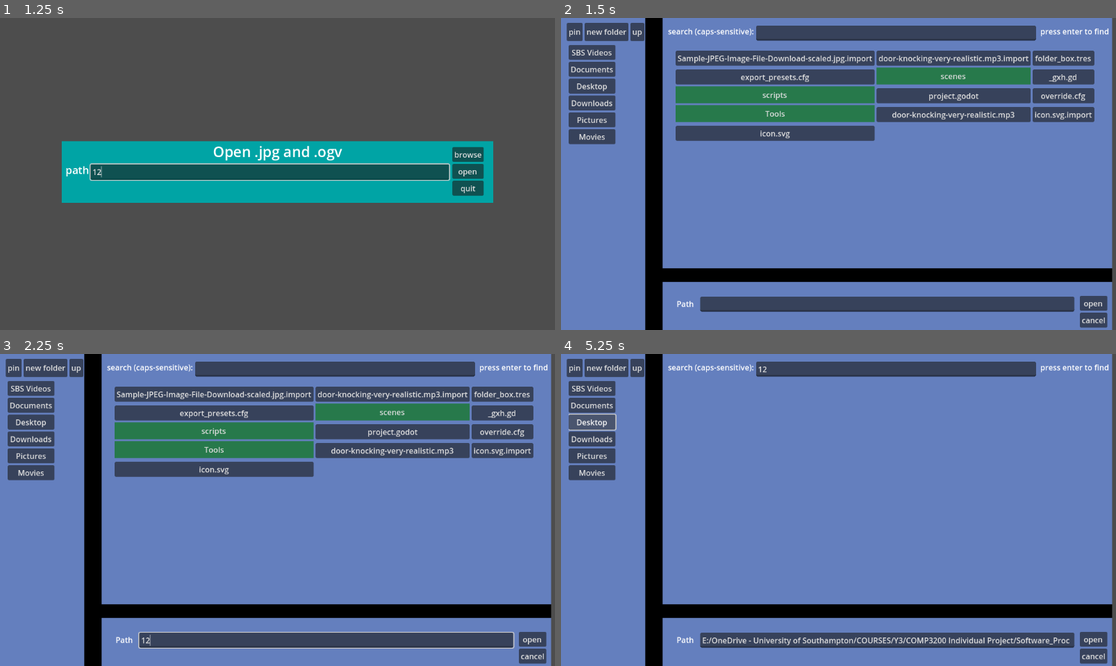
Above: before the commit, frames 1-4 (two rows, left to right).
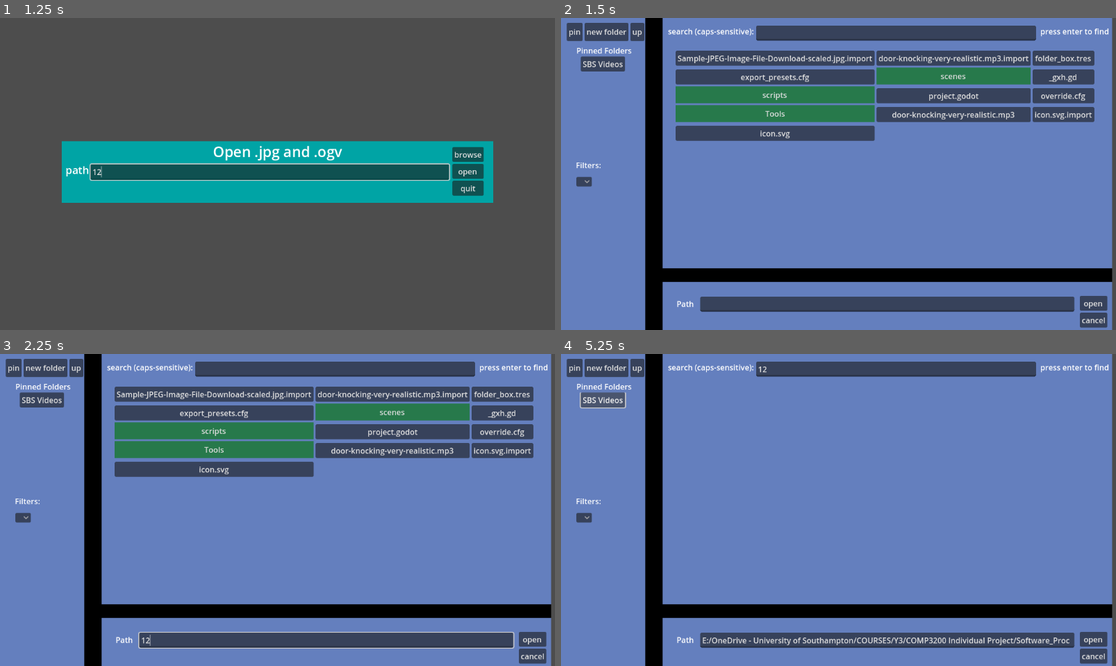
Above: after the commit, the same moments.

Repository: Muhammad-Hazimi-Yusri/COMP3200
Game: Godot game, scene res://scenes/main.tscn
Two runs of this game, one before a commit and one after it. Both use one fixed random seed, a clock stepped at 60 frames per second and the inputs below.
Inputs (mouse positions are in pixels of both pictures, inside the frame that each line leads up to):
- Up to frame 1 (1.25 s): click (271, 170) at 0.52 s; type "12" at 0.6 s
- Up to frame 2 (1.5 s): click "browse" at 1.25 s
- Up to frame 3 (2.25 s): click (327, 641) at 2.02 s; type "12" at 2.1 s
- Up to frame 4 (5.25 s): click (894, 369) at 2.25 s; type "12" at 2.33 s; click "scenes" at 2.75 s; click "SBS Videos" at 3.5 s; click "Documents" (after the commit: "SBS Videos") at 4.25 s; click "Desktop" (after the commit: "SBS Videos") at 5 s

Frame 1 is identical in both runs. In frame 2, 2.6% of the frame differs, in the area x 1-13%, y 8-55%; in frame 3, 2.6%; in frame 4, 2.7%.
Error in both runs: Attempt to call function 'list_dir_begin' in base 'null instance' on a null instance. (res://scripts/file_explorer.gd:52)

Commit message:
added basic metadata drop down

Diff:
--- a/Software_Game/2D file browser and viewer/scenes/file_explorer.tscn
+++ b/Software_Game/2D file browser and viewer/scenes/file_explorer.tscn
@@ -74,17 +74,33 @@
 layout_mode = 1
 anchors_preset = -1
 anchor_left = 0.014
-anchor_top = 0.086
-anchor_right = 0.146
-anchor_bottom = 0.938
+anchor_top = 0.123037
+anchor_right = 0.139056
+anchor_bottom = 0.428741
 offset_left = -0.128
 offset_top = 0.271999
 offset_right = -0.192017
 offset_bottom = 2.17596
 grow_vertical = 2
+metadata/_edit_use_anchors_ = true
 
 [node name="pinned_container" type="GridContainer" parent="pinned"]
 layout_mode = 2
+size_flags_horizontal = 6
+size_flags_vertical = 2
+
+[node name="pinned_label" type="Label" parent="."]
+layout_mode = 2
+anchor_left = 0.0238889
+anchor_top = 0.0862716
+anchor_right = 0.227847
+anchor_bottom = 0.127901
+offset_left = 4.48
+offset_top = 0.0959854
+offset_right = -115.48
+offset_bottom = -0.88002
+text = "Pinned Folders"
+metadata/_edit_use_anchors_ = true
 
 [node name="special" type="HBoxContainer" parent="."]
 layout_mode = 1
@@ -271,6 +287,37 @@
 text = "press enter to find"
 metadata/_edit_use_anchors_ = true
 
+[node name="metadata_filters" type="OptionButton" parent="."]
+layout_mode = 1
+anchors_preset = -1
+anchor_left = 0.0277778
+anchor_top = 0.509259
+anchor_right = 0.09
+anchor_bottom = 0.557
+offset_right = -57.68
+offset_bottom = -10.936
+item_count = 2
+fit_to_longest_item = false
+popup/item_0/text = "test"
+popup/item_0/id = 0
+popup/item_1/text = "2"
+popup/item_1/id = 1
+metadata/_edit_use_anchors_ = true
+
+[node name="filters_label" type="Label" parent="metadata_filters"]
+layout_mode = 1
+anchors_preset = -1
+anchor_left = 0.0277778
+anchor_top = 0.46142
+anchor_right = 0.0740625
+anchor_bottom = 0.501049
+offset_left = -2.02778
+offset_top = -45.304
+offset_right = 47.5934
+offset_bottom = -20.5326
+text = "Filters:"
+metadata/_edit_use_anchors_ = true
+
 [connection signal="pressed" from="special/pin" to="." method="_on_pin_pressed"]
 [connection signal="pressed" from="special/new_folder" to="." method="_on_new_folder_pressed"]
 [connection signal="pressed" from="special/up" to="." method="_on_up_pressed"]
--- a/Software_Game/2D file browser and viewer/scripts/autoload/globals.gd
+++ b/Software_Game/2D file browser and viewer/scripts/autoload/globals.gd
@@ -2,11 +2,11 @@
 
 var pinned=[
 	["SBS Videos", "E:/OneDrive - University of Southampton/COURSES/Y3/COMP3200 Individual Project/Software_Processing/Combined-pipeline"],
-	["Documents", OS.SYSTEM_DIR_DOCUMENTS],
-	["Desktop", OS.SYSTEM_DIR_DESKTOP],
-	["Downloads", OS.SYSTEM_DIR_DOWNLOADS],
-	["Pictures", OS.SYSTEM_DIR_PICTURES],
-	["Movies", OS.SYSTEM_DIR_MOVIES]
+	#["Documents", OS.SYSTEM_DIR_DOCUMENTS],
+	#["Desktop", OS.SYSTEM_DIR_DESKTOP],
+	#["Downloads", OS.SYSTEM_DIR_DOWNLOADS],
+	#["Pictures", OS.SYSTEM_DIR_PICTURES],
+	#["Movies", OS.SYSTEM_DIR_MOVIES]
 ]
 
 signal play
--- a/Software_Game/2D file browser and viewer/scripts/file_explorer.gd
+++ b/Software_Game/2D file browser and viewer/scripts/file_explorer.gd
@@ -77,7 +77,15 @@
 						image_texture.set_size_override(Vector2i(128, 128))
 						texture_rect.texture = image_texture
 
+						# metadata filters dropdown
+						var image_metadata_counts = read_metadata_analysis(path + "/" + "image_output_json_analysis.txt")
+						populate_dropdown_with_filters(image_metadata_counts, $metadata_filters)
+
 					elif file_name.get_extension() == "ogv":
+
+						# metadata filters dropdown
+						var video_metadata_counts = read_metadata_analysis(path + "/" + "video_output_json_analysis.txt")
+						populate_dropdown_with_filters(video_metadata_counts, $metadata_filters)
 
 						# Video file handling
 						#print_debug("Video is here")
@@ -90,8 +98,10 @@
 						video_player.stream = load(path + "/" + file_name)
 						video_player.play()
 
-						await get_tree().create_timer(0.1).timeout  # Wait for the first frame to be rendered
-
+						# commented as unfinished thumbnail loading causes crash when up button pressed for some reason
+						#await get_tree().create_timer(0.001).timeout  # Wait for the first frame to be rendered
+
+						print_debug(str(video_player))
 						var thumbnail = video_player.get_video_texture().get_image()
 						var thumbnail_texture = ImageTexture.create_from_image(thumbnail)
 						thumbnail_texture.set_size_override(Vector2i(128, 128))
@@ -110,9 +120,51 @@
 
 		file_name = dir.get_next()
 
-func _on_up_pressed():
+
+func read_metadata_analysis(file_path: String) -> Dictionary:
+	var metadata_counts = {}
+
+	# Open the file
+	var file = FileAccess.open(file_path, FileAccess.READ)
+	if file == null:
+		push_error("Failed to open .txt file: " + file_path)
+		return metadata_counts
+
+	# Read each line of the file
+	while !file.eof_reached():
+		var line = file.get_line().strip_edges()  # Read and strip leading/trailing whitespace
+		var parts = line.split(":")  # Split the line by ":"
+
+		# Check if the line is properly formatted
+		if parts.size() == 2:
+			var label = parts[0]  # Extract the label
+			var count = int(parts[1])# Extract the count and convert to integer
+
+			# Add the label and count to the metadata_counts dictionary
+			metadata_counts[label] = count
+
+	# Close the file
+	file.close()
+
+	return metadata_counts
+
+
+func populate_dropdown_with_filters(metadata_counts: Dictionary, dropdown: OptionButton):
+	# Clear existing options
+	dropdown.clear()
+
+
+	# Add an option for the total count
+	dropdown.add_item("no filter")
+
+	# Add filter options to the dropdown menu
+	for label in metadata_counts.keys():
+		dropdown.add_item(label + " [" + str(metadata_counts[label]) + "]")
+
+func _on_up_pressed(): # for some reason it crashes when videos dir/thumbnails not finished loading all
 	if file: path = path.get_base_dir()
 	path = path.get_base_dir()
+	$metadata_filters.clear()
 	set_layout()
 
 func _on_path_text_submitted(new_text:String):
Not shown, changed: Software_Game/2D file browser and viewer/export_presets.cfg
Not shown, added: Software_Game/2D file browser and viewer/2d File Browser And Viewer v6.console.exe
Not shown, added: Software_Game/2D file browser and viewer/2d File Browser And Viewer v6.exe
Not shown, added: Software_Game/2D file browser and viewer/2d File Browser And Viewer v6.pck
Not shown, changed: Software_Game/Logbook.docx
Not shown, removed: Software_Game/~$ogbook.docx
Not shown, changed: Software_Processing/Combined-pipeline/1run-metadata-tagging.py
Not shown, changed: Software_Processing/Combined-pipeline/3run-copy-json.py
Not shown, added: Software_Processing/Combined-pipeline/4run-analyse-jsons.py
Not shown, added: Software_Processing/Combined-pipeline/Samples-testing-8-march/output/images/image_output_json_analysis.txt
Not shown, added: Software_Processing/Combined-pipeline/Samples-testing-8-march/output/output_json_analysis.txt
Not shown, added: Software_Processing/Combined-pipeline/Samples-testing-8-march/output/videos/video_output_json_analysis.txt
(and 1 more such lines)
